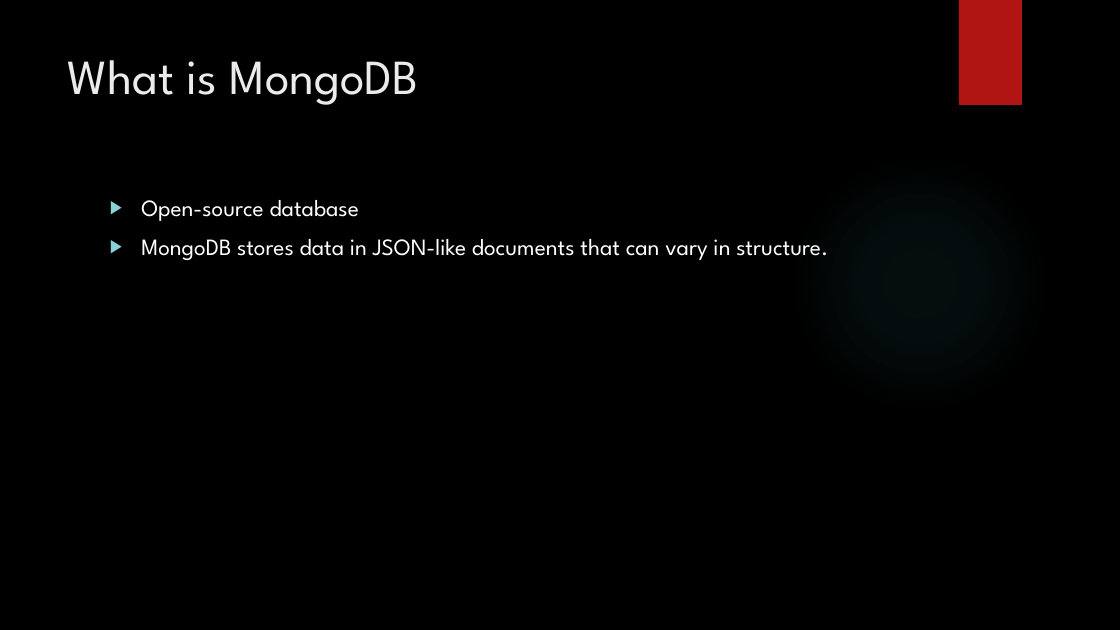
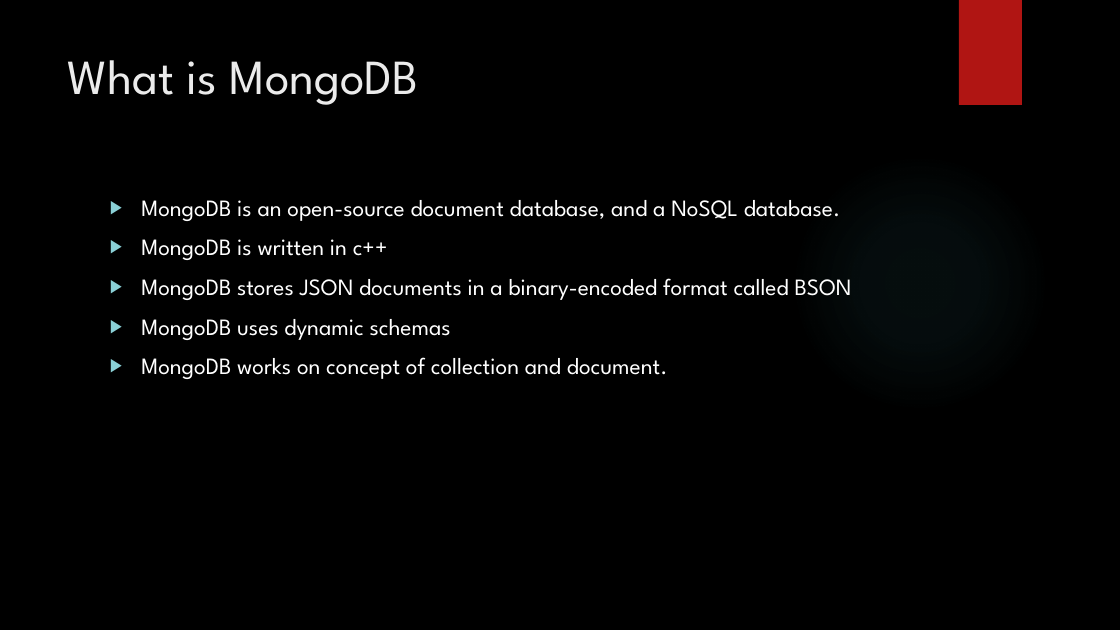
Before and after one commit to vansang1706/qt-project, a slide deck: slide 3 of MongoDB.pptx. Drawn at 1120x630 pixels with LibreOffice and Linux fonts; fonts in the diff are those of the drawing; background and template pictures are left out. Boxes give left, top, right and bottom in pixels: in the first picture for what was removed or moved away, otherwise in the second. Text is boxed around its words. In the diff, an @@ line names an element or a change of style, - is before the commit and + after.

```diff
--- a/MongoDB.pptx
+++ b/MongoDB.pptx
@@ text at [141, 200, 852, 379]: text changed @@
-▶ Open-source database
-▶ MongoDB stores data in JSON-like documents that can vary in structure.
+▶ MongoDB is an open-source document database, and a NoSQL database.
+▶ MongoDB is written in c++
+▶ MongoDB stores JSON documents in a binary-encoded format called BSON
+▶ MongoDB uses dynamic schemas
+▶ MongoDB works on concept of collection and document.
```
Also in this commit, not shown: 1 other slide changed, 11 slides added, 1 slide removed.
